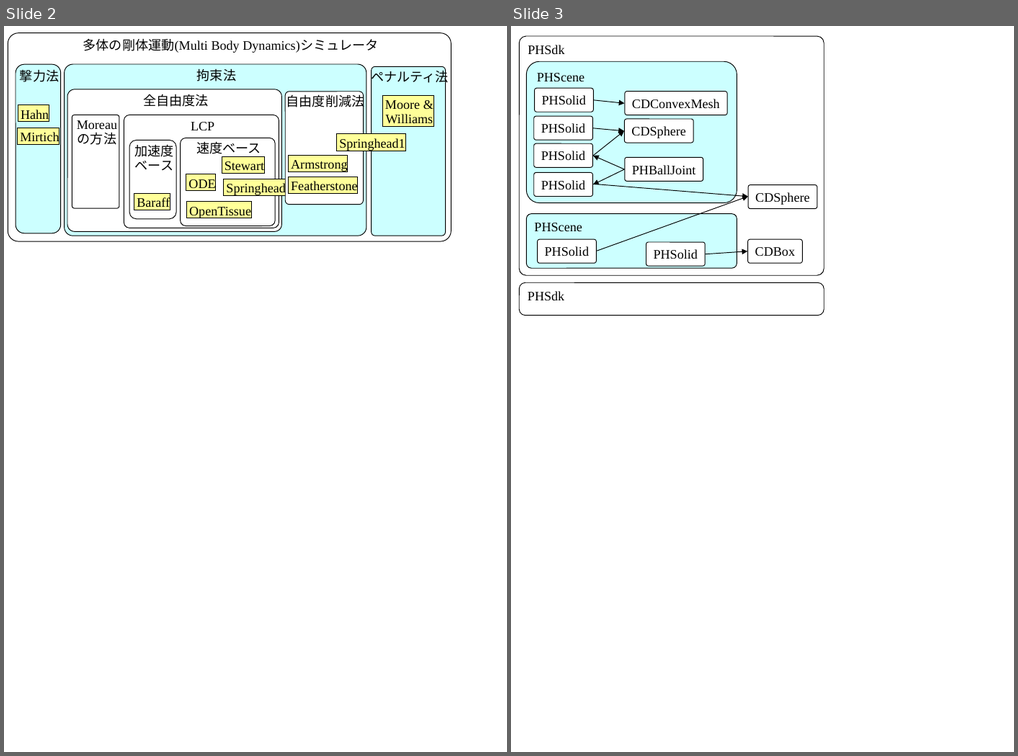
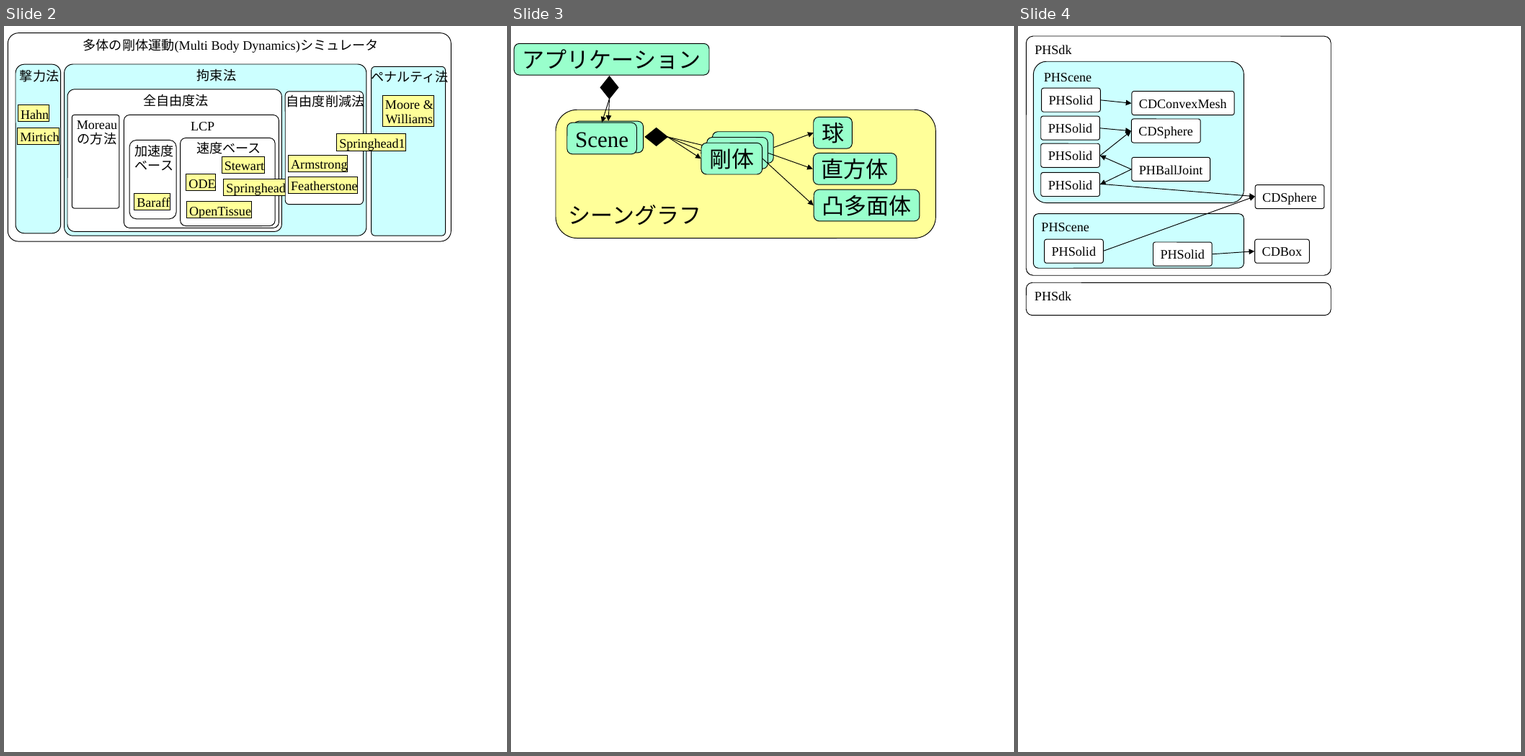
Before and after one commit to Springhead/Springhead, a slide deck: include/docsrc/01UsersGuide/fig.ppt. Shown side by side, each under a label of ours: slides 2 and 3 before the commit, slides 2, 3 and 4 after it. The pictures are 1018x756 and 1525x756 pixels, drawn with LibreOffice and Linux fonts; fonts in the diff are those of the drawing. Boxes give left, top, right and bottom in pixels: in the first picture for what was removed or moved away, otherwise in the second. Text is boxed around its words. In the diff, an @@ line names an element or a change of style, - is before the commit and + after.

```diff
--- a/include/docsrc/01UsersGuide/fig.ppt
+++ b/include/docsrc/01UsersGuide/fig.ppt
@@ slide 3 added at [511, 26, 1014, 752], background #FFFFFF @@
@@ rounded rectangle added at [515, 43, 709, 75], fill #99FFCC, outline #000000 0.74 pt, 24 pt, text #000000 @@
+アプリケーション
@@ diamond added at [600, 76, 618, 99], fill #000000, outline #000000 0.74 pt @@
@@ rounded rectangle added at [556, 110, 936, 238], fill #FFFF99, outline #000000 0.74 pt, 24 pt, text #000000 @@
+シーングラフ
@@ arrow added from (610, 99) to (602, 122), #000000 0.74 pt @@
@@ arrow added from (610, 99) to (608, 121), #000000 0.74 pt @@
@@ rounded rectangle added at [567, 122, 637, 154], fill #99FFCC, outline #000000 0.74 pt, 24 pt, text #000000 @@
+Scene
@@ rounded rectangle added at [574, 121, 643, 153], fill #99FFCC, outline #000000 0.74 pt, 24 pt, text #000000 @@
+Scene
@@ diamond added at [645, 128, 667, 146], fill #000000, outline #000000 0.74 pt @@
@@ rounded rectangle added at [712, 132, 773, 164], fill #99FFCC, outline #000000 0.74 pt, 24 pt, text #000000 @@
+剛体
@@ arrow added from (774, 147) to (813, 133), #000000 0.74 pt @@
@@ rounded rectangle added at [813, 117, 852, 148], fill #99FFCC, outline #000000 0.74 pt, 24 pt, text #000000 @@
+球
@@ arrow added from (667, 137) to (700, 158), #000000 0.74 pt @@
@@ arrow added from (667, 137) to (707, 153), #000000 0.74 pt @@
@@ arrow added from (667, 137) to (712, 147), #000000 0.74 pt @@
@@ rounded rectangle added at [701, 143, 762, 174], fill #99FFCC, outline #000000 0.74 pt, 24 pt, text #000000 @@
+剛体
@@ rounded rectangle added at [707, 137, 767, 169], fill #99FFCC, outline #000000 0.74 pt, 24 pt, text #000000 @@
+剛体
@@ arrow added from (767, 153) to (813, 169), #000000 0.74 pt @@
@@ rounded rectangle added at [813, 153, 896, 185], fill #99FFCC, outline #000000 0.74 pt, 24 pt, text #000000 @@
+直方体
@@ arrow added from (762, 158) to (813, 205), #000000 0.74 pt @@
@@ rounded rectangle added at [814, 189, 920, 221], fill #99FFCC, outline #000000 0.74 pt, 24 pt, text #000000 @@
+凸多面体
@@ what was slide 3 is now slide 4 @@
```
Also in this commit, not shown: 5 other files.
